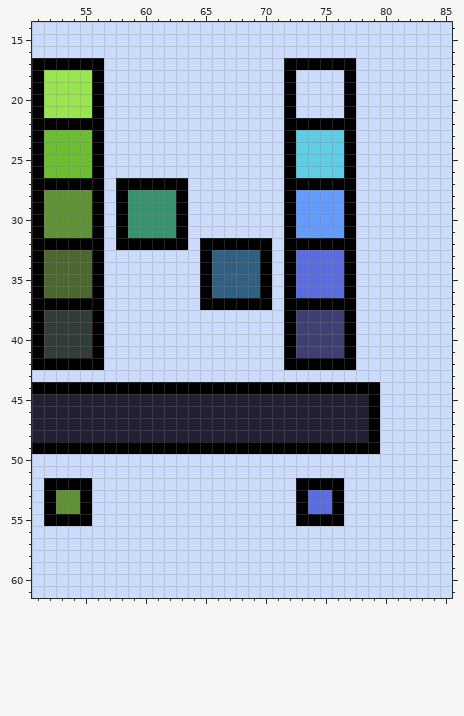
Pixel-art file: references/G 37 Periodic Table [gather palette] [1px].aseprite. The first picture shows the starting point.
128x64 pixels, 1 frame. Shown: x 51..85, y 14..61.
After:
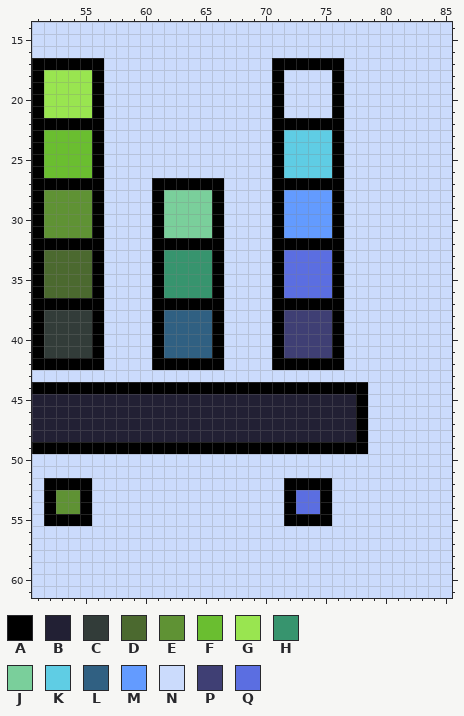
Palette (. is transparent): A #000000  B #222034  C #323c39  D #4b692f  E #5f9234  F #6abe30  G #99e550  H #37946e  J #7acf9b  K #5fcde4  L #306082  M #639bff  N #cbdbfc  P #3f3f74  Q #5b6ee1
The author wrote: added seafoam new colors LETS GO!
The edit:
{"where": "layer \"Layer\""}
{"y":17,"x":71,"old":"N","new":"A"}
{"y":17,"x":77,"old":"A","new":"N"}
{"y":18,"x":71,"old":"NA","new":"AN"}
{"y":18,"x":76,"old":"NA","new":"AN"}
{"y":19,"x":71,"old":"NA","new":"AN"}
{"y":19,"x":76,"old":"NA","new":"AN"}
{"y":20,"x":71,"old":"NA","new":"AN"}
{"y":20,"x":76,"old":"NA","new":"AN"}
{"y":21,"x":71,"old":"NA","new":"AN"}
{"y":21,"x":76,"old":"NA","new":"AN"}
{"y":22,"x":71,"old":"N","new":"A"}
{"y":22,"x":77,"old":"A","new":"N"}
{"y":23,"x":71,"old":"NA","new":"AK"}
{"y":23,"x":76,"old":"KA","new":"AN"}
{"y":24,"x":71,"old":"NA","new":"AK"}
{"y":24,"x":76,"old":"KA","new":"AN"}
{"y":25,"x":71,"old":"NA","new":"AK"}
{"y":25,"x":76,"old":"KA","new":"AN"}
{"y":26,"x":71,"old":"NA","new":"AK"}
{"y":26,"x":76,"old":"KA","new":"AN"}
{"y":27,"x":58,"old":"AAA","new":"NNN"}
{"y":27,"x":64,"old":"NNN","new":"AAA"}
{"y":27,"x":71,"old":"N","new":"A"}
{"y":27,"x":77,"old":"A","new":"N"}
{"y":28,"x":58,"old":"AHHHHANNN","new":"NNNAJJJJA"}
{"y":28,"x":71,"old":"NA","new":"AM"}
{"y":28,"x":76,"old":"MA","new":"AN"}
{"y":29,"x":58,"old":"AHHHHANNN","new":"NNNAJJJJA"}
{"y":29,"x":71,"old":"NA","new":"AM"}
{"y":29,"x":76,"old":"MA","new":"AN"}
{"y":30,"x":58,"old":"AHHHHANNN","new":"NNNAJJJJA"}
{"y":30,"x":71,"old":"NA","new":"AM"}
{"y":30,"x":76,"old":"MA","new":"AN"}
{"y":31,"x":58,"old":"AHHHHANNN","new":"NNNAJJJJA"}
{"y":31,"x":71,"old":"NA","new":"AM"}
{"y":31,"x":76,"old":"MA","new":"AN"}
{"y":32,"x":58,"old":"AAA","new":"NNN"}
{"y":32,"x":64,"old":"N","new":"A"}
{"y":32,"x":67,"old":"AAAAN","new":"NNNNA"}
{"y":32,"x":77,"old":"A","new":"N"}
{"y":33,"x":61,"old":"NNNNALLLLANA","new":"AHHHHANNNNAQ"}
{"y":33,"x":76,"old":"QA","new":"AN"}
{"y":34,"x":61,"old":"NNNNALLLLANA","new":"AHHHHANNNNAQ"}
{"y":34,"x":76,"old":"QA","new":"AN"}
{"y":35,"x":61,"old":"NNNNALLLLANA","new":"AHHHHANNNNAQ"}
{"y":35,"x":76,"old":"QA","new":"AN"}
{"y":36,"x":61,"old":"NNNNALLLLANA","new":"AHHHHANNNNAQ"}
{"y":36,"x":76,"old":"QA","new":"AN"}
{"y":37,"x":61,"old":"NNNN","new":"AAAA"}
{"y":37,"x":67,"old":"AAAAN","new":"NNNNA"}
{"y":37,"x":77,"old":"A","new":"N"}
{"y":38,"x":61,"old":"NNNNNN","new":"ALLLLA"}
{"y":38,"x":71,"old":"NA","new":"AP"}
{"y":38,"x":76,"old":"PA","new":"AN"}
{"y":39,"x":61,"old":"NNNNNN","new":"ALLLLA"}
{"y":39,"x":71,"old":"NA","new":"AP"}
{"y":39,"x":76,"old":"PA","new":"AN"}
{"y":40,"x":61,"old":"NNNNNN","new":"ALLLLA"}
{"y":40,"x":71,"old":"NA","new":"AP"}
{"y":40,"x":76,"old":"PA","new":"AN"}
{"y":41,"x":61,"old":"NNNNNN","new":"ALLLLA"}
{"y":41,"x":71,"old":"NA","new":"AP"}
{"y":41,"x":76,"old":"PA","new":"AN"}
{"y":42,"x":61,"old":"NNNNNN","new":"AAAAAA"}
{"y":42,"x":71,"old":"N","new":"A"}
{"y":42,"x":77,"old":"A","new":"N"}
{"y":44,"x":79,"old":"A","new":"N"}
{"y":45,"x":78,"old":"BA","new":"AN"}
{"y":46,"x":78,"old":"BA","new":"AN"}
{"y":47,"x":78,"old":"BA","new":"AN"}
{"y":48,"x":78,"old":"BA","new":"AN"}
{"y":49,"x":79,"old":"A","new":"N"}
{"y":52,"x":72,"old":"N","new":"A"}
{"y":52,"x":76,"old":"A","new":"N"}
{"y":53,"x":72,"old":"NA","new":"AQ"}
{"y":53,"x":75,"old":"QA","new":"AN"}
{"y":54,"x":72,"old":"NA","new":"AQ"}
{"y":54,"x":75,"old":"QA","new":"AN"}
{"y":55,"x":72,"old":"N","new":"A"}
{"y":55,"x":76,"old":"A","new":"N"}
{"label":"changed","picture_box":[116,58,380,526]}
